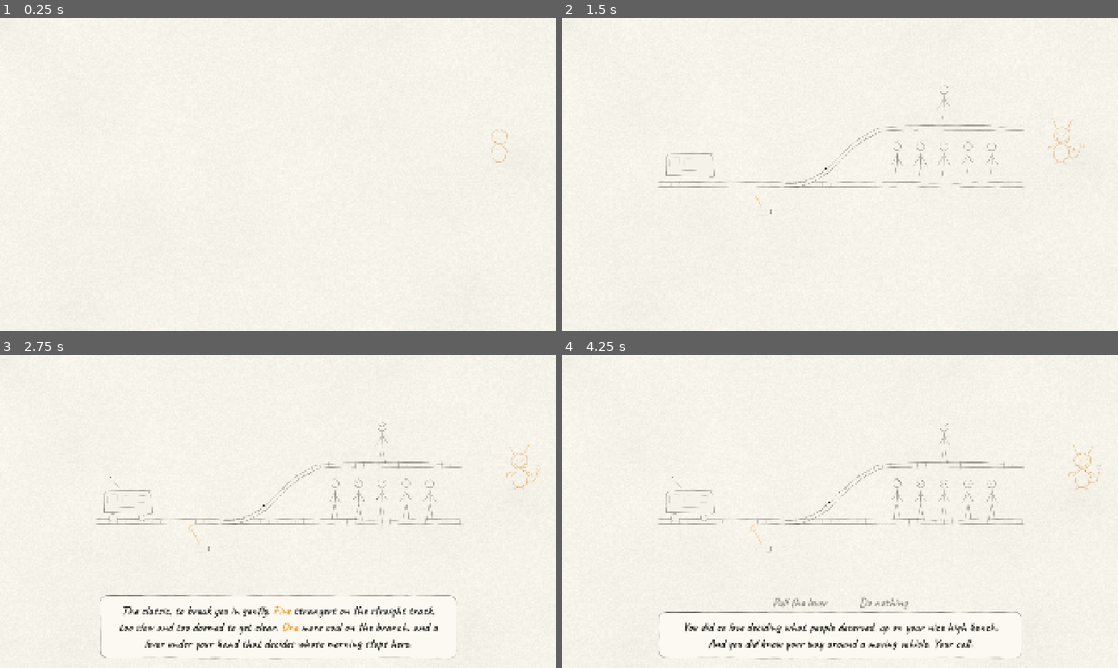
Above: before the commit, frames 1-4 (two rows, left to right).
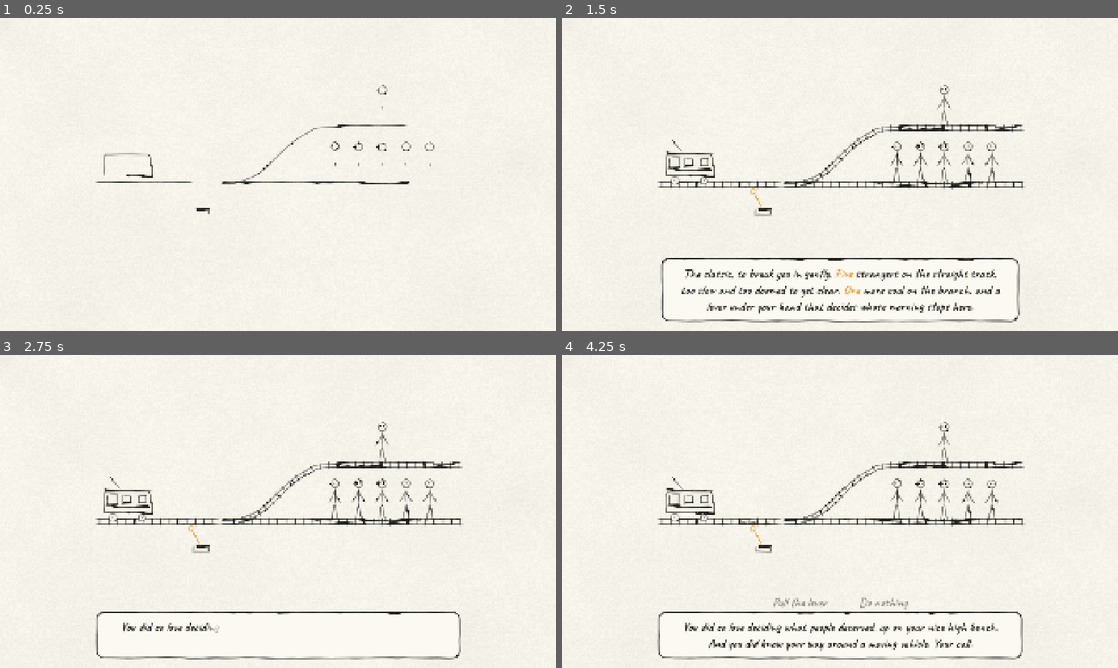
Above: after the commit, the same moments.

Repository: GoktugSugar/your_call
Game: Godot game, scene res://game/main.tscn
Same seed, same stepped clock (60 frames per second), same inputs: the game is played once before the commit and once after it.
Inputs (mouse positions are in pixels of both pictures, inside the frame that each line leads up to):
- Up to frame 1 (0.25 s): no input
- Up to frame 2 (1.5 s): tap Enter at 0.5 s; move the mouse to (962, 158) at 0.52 s; press the mouse at (962, 158) at 0.53 s; release the mouse at (962, 158) at 1.25 s; drag from (728, 190) to (812, 237) at 1.27 s
- Up to frame 3 (2.75 s): move the mouse to (333, 442) at 2.02 s; tap Alt at 2.1 s; click (333, 442) at 2.17 s
- Up to frame 4 (4.25 s): drag from (812, 574) to (673, 464) at 2.77 s; move the mouse to (1006, 558) at 3.52 s; press the mouse at (1006, 558) at 3.53 s

The runs differ from the first frame. In frame 1, 0.8% of the frame differs, in the area x 17-92%, y 21-63%; in frame 2, 5.5%; in frame 3, 5.5%, in the area x 17-98%, y 21-98%; in frame 4, 3.6%.
Error after the commit: Parse Error: The function signature doesn't match the parent. Parent signature is "_variant() -> float". (res://figures/imp/imp_drawing.gd:96)

Commit message:
Keep lines heavy at any window size
Lines are heavier, never thinner than three screen pixels however small the window, and a taper takes at most a fifth of a line so short marks stay bold. Washes now paint just before their own line. The game opens maximized, and --window=WxH forces an exact size for checking. The brush can also blend smoothly between two boil shapes.

Co-Authored-By: Claude Opus 5.5 <noreply@anthropic.com>

Diff:
--- a/dev/capture_runner.gd
+++ b/dev/capture_runner.gd
@@ -15,6 +15,7 @@
 
 func _ready() -> void:
 	var args := DevArgs.parse()
+	DevArgs.apply_window(get_window(), args)
 	var scene_path: String = args.get("scene", default_scene)
 	var out: String = args.get("out", OS.get_user_data_dir().path_join("capture"))
 	var times := default_times
--- a/dev/dev_args.gd
+++ b/dev/dev_args.gd
@@ -1,6 +1,16 @@
 class_name DevArgs
 extends RefCounted
 ## Development only: reads [code]--key=value[/code] switches given after [code]--[/code] on the command line.
+
+
+## Applies [code]--window=WxH[/code] if given: a plain window of exactly that size, for checking how
+## the game looks at a given resolution whatever the project's window mode.
+static func apply_window(window: Window, args: Dictionary) -> void:
+	if not args.has("window"):
+		return
+	var size := String(args["window"]).split("x")
+	window.mode = Window.MODE_WINDOWED
+	window.size = Vector2i(int(size[0]), int(size[1]))
 
 
 ## The switches as a dictionary. A switch with no value maps to [code]"true"[/code].
--- a/dev/dev_tools.gd
+++ b/dev/dev_tools.gd
@@ -8,6 +8,7 @@
 ## --shots=PATH     save a screenshot just before each autoplay click, as PATH_01.png and on
 ## --quit-after=N   quit once N questions have finished
 ## --burst=S        with --shots, also save a screenshot every S seconds while a consequence plays
+## --window=WxH     a plain window of exactly that size, to check a resolution
 ## [/codeblock]
 
 ## Seconds autoplay waits before each click.
@@ -29,6 +30,7 @@
 	process_mode = Node.PROCESS_MODE_ALWAYS
 	overlay.visible = false
 	var args := DevArgs.parse()
+	DevArgs.apply_window(get_window(), args)
 	if args.has("speed"):
 		Engine.time_scale = float(args["speed"])
 	var player: QuestionPlayer = main.question_player
--- a/ink/ink_brush.gd
+++ b/ink/ink_brush.gd
@@ -116,8 +116,10 @@
 ## Draws a hand-drawn line along [param path], which should already be densely sampled.
 ## A closed path is drawn as a loop that runs a little past its own start, as a hand would.
 ## [param reveal] draws only the first part of the line, for drawing it on.
+## [param variant] picks the boil shape. A fraction between two variants blends smoothly from one shape
+## to the next, for a line that wavers softly instead of stepping.
 static func stroke(item: RID, path: PackedVector2Array, closed: bool, width: float, color: Color,
-		seed: int, variant: int, style: InkStyle, reveal := 1.0) -> void:
+		seed: int, variant: float, style: InkStyle, reveal := 1.0) -> void:
 	var points := path
 	if closed:
 		points = _loop_with_overlap(path, style.loop_overlap)
@@ -142,9 +144,9 @@
 
 
 ## A small round dot of ink, like an eye. It boils with the page.
-static func dot(item: RID, center: Vector2, radius: float, color: Color, seed: int, variant: int, style: InkStyle) -> void:
-	var boil_seed := _channel(seed, _CHANNEL_BOIL + variant)
-	var jitter := Vector2(noise(0.5, boil_seed), noise(7.5, boil_seed)) * style.boil_amplitude * 0.5
+static func dot(item: RID, center: Vector2, radius: float, color: Color, seed: int, variant: float, style: InkStyle) -> void:
+	var jitter := Vector2(_boil(0.5, seed, variant, style.boil_variants), _boil(7.5, seed, variant, style.boil_variants)) \
+			* style.boil_amplitude * 0.5
 	var c := center + jitter
 	var segments := maxi(8, ceili(TAU * radius / 1.5))
 	var points := PackedVector2Array([c])
@@ -171,14 +173,14 @@
 
 
 static func _stroke_open(item: RID, path: PackedVector2Array, width: float, color: Color,
-		seed: int, variant: int, style: InkStyle, reveal: float) -> void:
+		seed: int, variant: float, style: InkStyle, reveal: float) -> void:
 	var n := path.size()
 	if n < 2 or reveal <= 0.0:
 		return
 	var points := path.duplicate()
-	var ends_seed := _channel(seed, _CHANNEL_ENDS + variant)
-	var start_overshoot := style.overshoot * (0.75 + 0.25 * noise(0.5, ends_seed))
-	var end_overshoot := style.overshoot * (0.75 + 0.25 * noise(3.5, ends_seed))
+	var ends_seed := _channel(seed, _CHANNEL_ENDS)
+	var start_overshoot := style.overshoot * (0.75 + 0.25 * _boil(0.5, ends_seed, variant, style.boil_variants))
+	var end_overshoot := style.overshoot * (0.75 + 0.25 * _boil(3.5, ends_seed, variant, style.boil_variants))
 	points[0] += (points[0] - points[1]).normalized() * start_overshoot
 	points[n - 1] += (points[n - 1] - points[n - 2]).normalized() * end_overshoot
 
@@ -205,11 +207,11 @@
 		return
 
 	var wobble_seed := _channel(seed, _CHANNEL_WOBBLE)
-	var boil_seed := _channel(seed, _CHANNEL_BOIL + variant)
 	var width_seed := _channel(seed, _CHANNEL_WIDTH)
 	var steadiness := clampf(total / style.wobble_wavelength, style.small_line_wobble, 1.0)
 	var wobble := style.wobble_amplitude * steadiness
 	var boil := style.boil_amplitude * steadiness
+	var taper := minf(style.taper_length, visible * style.max_taper_share)
 	var vertices := PackedVector2Array()
 	vertices.resize(n * 2)
 	var uvs := PackedVector2Array()
@@ -232,10 +234,10 @@
 
 		var s := lengths[i]
 		var offset := wobble * noise(s / style.wobble_wavelength, wobble_seed) \
-				+ boil * noise(s / style.boil_wavelength, boil_seed)
+				+ boil * _boil(s / style.boil_wavelength, seed, variant, style.boil_variants)
 		var w := width * (1.0 + style.width_jitter * noise(s / style.width_wavelength, width_seed))
-		if style.taper_length > 0.0:
-			var t := clampf(minf(s, visible - s) / style.taper_length, 0.0, 1.0)
+		if taper > 0.0:
+			var t := clampf(minf(s, visible - s) / taper, 0.0, 1.0)
 			w *= lerpf(style.taper_tip, 1.0, t * t * (3.0 - 2.0 * t))
 		var center := points[i] + normal * offset
 		var half := normal * (w * 0.5 * miter)
@@ -281,6 +283,19 @@
 	return loop
 
 
+## Boil noise at [param x]. A [param variant] between two whole variants blends their shapes, eased,
+## wrapping round after [param variants].
+static func _boil(x: float, seed: int, variant: float, variants: int) -> float:
+	var count := maxi(variants, 1)
+	var from := floori(variant)
+	var a := noise(x, _channel(seed, _CHANNEL_BOIL + posmod(from, count)))
+	var weight := variant - from
+	if weight <= 0.0:
+		return a
+	var b := noise(x, _channel(seed, _CHANNEL_BOIL + posmod(from + 1, count)))
+	return lerpf(a, b, weight * weight * (3.0 - 2.0 * weight))
+
+
 static func _channel(seed: int, channel: int) -> int:
 	return seed * 7919 + channel * 104729
 
--- a/ink/ink_drawing.gd
+++ b/ink/ink_drawing.gd
@@ -63,12 +63,13 @@
 	var recolor := Color.TRANSPARENT
 	if color_override != &"":
 		recolor = InkPalette.get_default().color(color_override)
-	InkPainter.paint(get_canvas_item(), lines, style.width * width_scale * _width_compensation(),
+	InkPainter.paint(self, lines, style.width * width_scale * _width_compensation(),
 			_seed, _variant(), style, reveal, recolor)
 
 
-## Which boil variant to draw. The default follows the page's boil clock.
-func _variant() -> int:
+## Which boil variant to draw. The default follows the page's boil clock. A fraction between two
+## variants blends their shapes, for a line that wavers softly.
+func _variant() -> float:
 	return InkPainter.current_variant()
 
 
--- a/ink/ink_painter.gd
+++ b/ink/ink_painter.gd
@@ -1,33 +1,38 @@
 class_name InkPainter
 extends RefCounted
-## Paints a list of [InkLine]s into a canvas item: washes first, then lines on top, drawn on in order.
+## Paints a list of [InkLine]s into a canvas item, drawn on in order. Each line's wash goes down just
+## before the line itself, so later lines and their washes sit on top of earlier ones: list what is
+## behind first. No line gets thinner on screen than the style allows, however small the window or the node.
 ## Also hooks any canvas item up to the ink material and the boil clock, for nodes that cannot extend [InkDrawing], such as Controls.
 
 ## Seed step between the lines of one drawing, so neighbouring lines wobble differently.
 const _LINE_SEED_STEP := 31
+## A dot's smallest radius, as a share of the thinnest line.
+const _DOT_TO_WIDTH := 0.6
 
 
-## Paints [param lines]. [param reveal] puts only the first part of the drawing on the page, line by line.
-## A colour in [param recolor] (alpha above zero) replaces every line's own colour.
-static func paint(item: RID, lines: Array[InkLine], line_width: float, seed: int, variant: int,
+## Paints [param lines] into [param node]. [param reveal] puts only the first part of the drawing on
+## the page, line by line. A colour in [param recolor] (alpha above zero) replaces every line's own colour.
+## [param variant] picks the boil shape; a fraction between two blends them.
+static func paint(node: CanvasItem, lines: Array[InkLine], line_width: float, seed: int, variant: float,
 		style: InkStyle, reveal := 1.0, recolor := Color.TRANSPARENT) -> void:
 	if reveal <= 0.0 or lines.is_empty():
 		return
+	var item := node.get_canvas_item()
+	var thinnest := style.min_screen_width / screen_scale(node)
 	var shares := _reveal_shares(lines, reveal)
-	for i in lines.size():
-		var line := lines[i]
-		if line.fill.a > 0.0 and shares[i] >= 1.0:
-			InkBrush.fill(item, line.path, line.fill)
 	for i in lines.size():
 		if shares[i] <= 0.0:
 			break
 		var line := lines[i]
+		if line.fill.a > 0.0 and shares[i] >= 1.0:
+			InkBrush.fill(item, line.path, line.fill)
 		var color := recolor if recolor.a > 0.0 else line.color
 		var line_seed := seed + i * _LINE_SEED_STEP
 		if line.dot_radius > 0.0:
-			InkBrush.dot(item, line.path[0], line.dot_radius, color, line_seed, variant, style)
+			InkBrush.dot(item, line.path[0], maxf(line.dot_radius, thinnest * _DOT_TO_WIDTH), color, line_seed, variant, style)
 		else:
-			InkBrush.stroke(item, line.path, line.closed, line_width * line.width, color, line_seed,
+			InkBrush.stroke(item, line.path, line.closed, maxf(line_width * line.width, thinnest), color, line_seed,
 					variant, style, shares[i])
 
 
@@ -42,6 +47,15 @@
 ## The boil variant to draw with right now. The editor always shows the first.
 static func current_variant() -> int:
 	return 0 if Engine.is_editor_hint() else Ink.variant
+
+
+## How many screen pixels one of [param node]'s local pixels covers, taking in its own scale and the window's.
+static func screen_scale(node: CanvasItem) -> float:
+	if not node.is_inside_tree():
+		return 1.0
+	var scale := node.get_global_transform_with_canvas().get_scale().abs() \
+			* node.get_viewport().get_final_transform().get_scale().abs()
+	return maxf((scale.x + scale.y) * 0.5, 0.0001)
 
 
 ## A seed for a node's wobble, stable for its place in its scene.
--- a/ink/ink_style.gd
+++ b/ink/ink_style.gd
@@ -29,7 +29,9 @@
 
 @export_group("Width")
 ## Width of a line at scale 1, in pixels.
-@export_range(0.5, 20.0, 0.1) var width := 4.4
+@export_range(0.5, 20.0, 0.1) var width := 5.2
+## The thinnest any line may get on screen, in screen pixels, however small the window.
+@export_range(0.0, 10.0, 0.1) var min_screen_width := 3.0
 ## How much the width swells and thins along a line, as a fraction of it.
 @export_range(0.0, 0.8, 0.01) var width_jitter := 0.18
 ## Distance along a line between swells, in pixels.
@@ -38,6 +40,8 @@
 @export_range(0.0, 60.0, 0.5) var taper_length := 14.0
 ## Width at the very tip of a loose end, as a fraction of the line's width.
 @export_range(0.0, 1.0, 0.01) var taper_tip := 0.3
+## The most of a line each taper may take, as a fraction of its length, so short marks stay bold.
+@export_range(0.0, 0.5, 0.01) var max_taper_share := 0.2
 ## How far a loose end runs past where it was aimed, in pixels.
 @export_range(0.0, 12.0, 0.1) var overshoot := 2.5
 ## How far a closed shape runs past its own start, as a fraction of its length, as if the pen lifted late.
--- a/project.godot
+++ b/project.godot
@@ -24,6 +24,7 @@
 
 window/size/viewport_width=1920
 window/size/viewport_height=1080
+window/size/mode=2
 window/size/window_width_override=1600
 window/size/window_height_override=900
 window/stretch/mode="canvas_items"
--- a/ui/ink_frame.gd
+++ b/ui/ink_frame.gd
@@ -55,4 +55,4 @@
 	var turn := second.size() / 3
 	second = second.slice(turn) + second.slice(0, turn)
 	lines.append(InkLine.along(second, palette.ink, 0.7, true))
-	InkPainter.paint(get_canvas_item(), lines, style.width * width_scale, _seed, InkPainter.current_variant(), style, reveal)
+	InkPainter.paint(self, lines, style.width * width_scale, _seed, InkPainter.current_variant(), style, reveal)
--- a/ui/ink_underline.gd
+++ b/ui/ink_underline.gd
@@ -41,4 +41,4 @@
 	var points := PackedVector2Array([Vector2(0.0, y), Vector2(size.x * 0.5, y + sag), Vector2(size.x, y - sag * 0.3)])
 	var lines: Array[InkLine] = [InkLine.along(InkBrush.resample_smooth(points, false, style.sample_spacing),
 			InkPalette.get_default().color(color_role))]
-	InkPainter.paint(get_canvas_item(), lines, style.width * width_scale, _seed, InkPainter.current_variant(), style, reveal)
+	InkPainter.paint(self, lines, style.width * width_scale, _seed, InkPainter.current_variant(), style, reveal)
--- a/ui/reveal/crowd_bar.gd
+++ b/ui/reveal/crowd_bar.gd
@@ -58,7 +58,7 @@
 	var edge := InkLine.along(outline, color, 0.8, true)
 	edge.fill = color
 	var lines: Array[InkLine] = [edge]
-	InkPainter.paint(get_canvas_item(), lines, style.width, _seed, InkPainter.current_variant(), style)
+	InkPainter.paint(self, lines, style.width, _seed, InkPainter.current_variant(), style)
 
 
 func _get_minimum_size() -> Vector2:
Not shown, changed: CLAUDE.md
